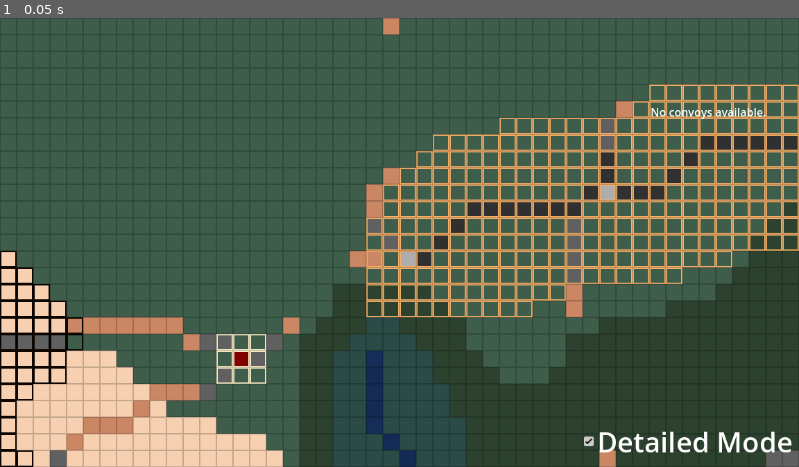
Above: before the commit, frame 1.
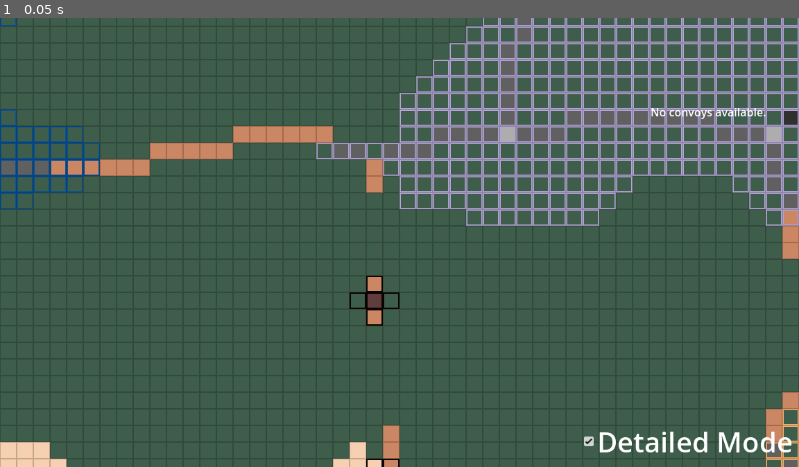
Above: after the commit, the same moment.

Repository: OoriData/DF_Godot
Game: Godot game, scene res://game_root.tscn
The game is run twice, just before and just after one commit, with the same random seed, the same clock (stepped at 60 frames per second) and the same inputs.
Inputs:
- Up to frame 1 (0.05 s): no input

The runs differ from the first frame. In frame 1, 43% of the frame differs, in the area x 0-100%, y 0-100%.

Commit message:
Semi limit on panning off the map

Diff:
--- a/MapInteractionManager.gd
+++ b/MapInteractionManager.gd
@@ -123,24 +123,63 @@
 	if not is_instance_valid(camera): printerr("MapInteractionManager: camera is invalid after init!")
 	if not is_instance_valid(map_container_for_bounds): printerr("MapInteractionManager: map_container_for_bounds is invalid after init!")
 
-	if is_instance_valid(camera):
-		if _initial_map_display_size.x > 0 and _initial_map_display_size.y > 0:
-			camera.limit_left = 0
-			camera.limit_top = 0
-			camera.limit_right = int(round(_initial_map_display_size.x))
-			camera.limit_bottom = int(round(_initial_map_display_size.y))
-			camera.drag_horizontal_enabled = true # Enable built-in limit enforcement
-			camera.drag_vertical_enabled = true   # Enable built-in limit enforcement
-			# Set drag margins to 0 as we are directly manipulating offset or relying on limits.
-			camera.drag_left_margin = 0.0; camera.drag_right_margin = 0.0
-			camera.drag_top_margin = 0.0;  camera.drag_bottom_margin = 0.0
-			# To enable smoothing in Godot 4, set the process_callback.
-			camera.process_callback = Camera2D.CAMERA2D_PROCESS_PHYSICS
-			camera.set("smoothing_enabled", true) # Use generic set()
-			camera.set("smoothing_speed", 5.0)    # Use generic set()
-			print("MapInteractionManager: Camera limits and smoothing initialized.") # DEBUG
-		else:
-			printerr("MapInteractionManager: _initial_map_display_size is zero in initialize. Camera limits not set.")
+	if is_instance_valid(camera): # Basic camera setup
+		camera.drag_horizontal_enabled = true
+		camera.drag_vertical_enabled = true
+		camera.drag_left_margin = 0.0; camera.drag_right_margin = 0.0
+		camera.drag_top_margin = 0.0;  camera.drag_bottom_margin = 0.0
+		camera.process_callback = Camera2D.CAMERA2D_PROCESS_PHYSICS
+		camera.set("smoothing_enabled", true)
+		camera.set("smoothing_speed", 5.0)
+		_update_dynamic_camera_limits() # Set initial dynamic limits
+		print("MapInteractionManager: Camera smoothing and initial dynamic limits initialized.")
+	else:
+		printerr("MapInteractionManager: Camera node is invalid in initialize.")
+
+
+func _update_dynamic_camera_limits():
+	if not (is_instance_valid(camera) and is_instance_valid(map_container_for_bounds) and _initial_map_display_size.x > 0 and _initial_map_display_size.y > 0):
+		# printerr("MIM: Cannot update dynamic camera limits - invalid nodes or map size.")
+		return
+
+	var viewport_size_pixels: Vector2 = get_viewport().get_visible_rect().size
+	if viewport_size_pixels.x <= 0 or viewport_size_pixels.y <= 0:
+		# printerr("MIM: Cannot update dynamic camera limits - invalid viewport size.")
+		return
+
+	var current_zoom: Vector2 = camera.zoom
+	# map_container_for_bounds.position is the map's origin in the camera's parent coordinate system (MapView)
+	var map_origin_in_cam_parent_space: Vector2 = map_container_for_bounds.position
+	var map_size_in_cam_parent_space: Vector2 = _initial_map_display_size
+
+	# Half of the viewport's size in the camera's parent coordinate system (world units)
+	var half_view_world_width: float = (viewport_size_pixels.x * current_zoom.x) / 2.0
+	var half_view_world_height: float = (viewport_size_pixels.y * current_zoom.y) / 2.0
+
+	var new_limit_left = map_origin_in_cam_parent_space.x + half_view_world_width
+	var new_limit_top = map_origin_in_cam_parent_space.y + half_view_world_height
+	var new_limit_right = map_origin_in_cam_parent_space.x + map_size_in_cam_parent_space.x - half_view_world_width
+	var new_limit_bottom = map_origin_in_cam_parent_space.y + map_size_in_cam_parent_space.y - half_view_world_height
+
+	# If the map view is narrower than the viewport (e.g., after max zoom-in on a small map),
+	# the calculated limits might cross. In this case, center the camera.
+	if new_limit_right < new_limit_left:
+		var map_center_x = map_origin_in_cam_parent_space.x + map_size_in_cam_parent_space.x / 2.0
+		new_limit_left = map_center_x
+		new_limit_right = map_center_x
+
+	if new_limit_bottom < new_limit_top:
+		var map_center_y = map_origin_in_cam_parent_space.y + map_size_in_cam_parent_space.y / 2.0
+		new_limit_top = map_center_y
+		new_limit_bottom = map_center_y
+
+	camera.limit_left = floori(new_limit_left)
+	camera.limit_top = floori(new_limit_top)
+	camera.limit_right = ceili(new_limit_right)
+	camera.limit_bottom = ceili(new_limit_bottom)
+
+	# print("MIM: Dynamic limits updated: L:%s, T:%s, R:%s, B:%s (Zoom: %s, Viewport: %s)" % [camera.limit_left, camera.limit_top, camera.limit_right, camera.limit_bottom, current_zoom, viewport_size_pixels]) # DEBUG
+
 
 func update_data_references(p_all_convoy_data: Array, p_all_settlement_data: Array, p_map_tiles: Array):
 	"""Called by main.gd when core data (convoys, settlements, map_tiles) is updated."""
@@ -196,7 +235,8 @@
 
 	if event is InputEventPanGesture:
 		if is_instance_valid(camera) and camera.zoom.x != 0.0:
-			camera.offset += event.delta * camera_pan_sensitivity / camera.zoom.x
+			# Camera "flies" with the pan delta
+			camera.position += event.delta * camera_pan_sensitivity / camera.zoom.x # Use position
 			get_viewport().set_input_as_handled()
 		return # PanGesture processed, then done.
 
@@ -285,8 +325,8 @@
 		# print("  mouse_delta_screen (relative): %s" % event.relative) # DEBUG
 		# --- END DEBUG --- #
 		var mouse_delta_screen: Vector2 = event.relative # Use event.relative for direct screen delta
-		if is_instance_valid(camera) and camera.zoom.x != 0.0: # Ensure camera and zoom are valid
-			camera.offset += mouse_delta_screen * camera_pan_sensitivity / camera.zoom.x # Apply pan with sensitivity (inverted direction)
+		if is_instance_valid(camera) and camera.zoom.x != 0.0:
+			camera.position += mouse_delta_screen * camera_pan_sensitivity / camera.zoom.x # Use position, camera "flies" with mouse
 		_last_camera_pan_mouse_screen_position = event.position # Update for next frame if using event.position for delta
 		get_viewport().set_input_as_handled() # Consume the event
 		return # Consumed
@@ -579,32 +619,53 @@
 	if not is_instance_valid(camera):
 		return
 
-	var new_zoom_x = clamp(camera.zoom.x * zoom_adjust_factor, min_camera_zoom_level, max_camera_zoom_level)
-	var new_zoom_y = clamp(camera.zoom.y * zoom_adjust_factor, min_camera_zoom_level, max_camera_zoom_level)
+	# var mouse_screen_pos = get_viewport().get_mouse_position() # Use passed screen_zoom_center
+	var effective_max_zoom = _get_effective_max_zoom_out_level()
+	var new_zoom_x = clamp(camera.zoom.x * zoom_adjust_factor, min_camera_zoom_level, effective_max_zoom)
+	var new_zoom_y = clamp(camera.zoom.y * zoom_adjust_factor, min_camera_zoom_level, effective_max_zoom)
 	var new_zoom_vector = Vector2(new_zoom_x, new_zoom_y)
 
 	if camera.zoom.is_equal_approx(new_zoom_vector):
-		return # No significant change in zoom
-
-	# var mouse_screen_pos = get_viewport().get_mouse_position() # Use passed screen_zoom_center
+		# This can happen if already at min/max zoom limit and trying to go further
+		return # No significant change in zoom after clamping
 
 	# Get the inverse transform before zoom changes
 	var inv_transform_before_zoom: Transform2D = camera.get_canvas_transform().affine_inverse()
 	var world_pos_before_zoom: Vector2 = inv_transform_before_zoom * screen_zoom_center
 
+	var old_zoom_for_signal = camera.zoom.x # Store before changing for the signal
 	camera.zoom = new_zoom_vector
 
 	# Get the inverse transform after zoom has changed
 	var inv_transform_after_zoom: Transform2D = camera.get_canvas_transform().affine_inverse()
 	var world_pos_after_zoom: Vector2 = inv_transform_after_zoom * screen_zoom_center
 
-	camera.offset += world_pos_before_zoom - world_pos_after_zoom
-	# Camera's built-in limits will apply. No explicit _constrain_camera_offset call needed.
-	emit_signal("camera_zoom_changed", camera.zoom.x)
-
-
-
-func _constrain_camera_offset():
+	camera.position += world_pos_before_zoom - world_pos_after_zoom # Use position
+	# Camera's built-in limits will apply.
+	if not is_equal_approx(old_zoom_for_signal, camera.zoom.x): # Check if zoom actually changed
+		emit_signal("camera_zoom_changed", camera.zoom.x)
+	_update_dynamic_camera_limits()
+
+
+func _get_effective_max_zoom_out_level() -> float:
+	"""Calculates the maximum camera.zoom value (most zoomed-out) that ensures the map covers the viewport."""
+	var effective_max_zoom = max_camera_zoom_level # Start with user-defined absolute max zoom-out
+
+	if is_instance_valid(map_display) and _initial_map_display_size.x > 0 and _initial_map_display_size.y > 0:
+		var viewport_size_pixels = get_viewport().get_visible_rect().size
+		if viewport_size_pixels.x > 0 and viewport_size_pixels.y > 0:
+			var max_zoom_val_for_width_cover = _initial_map_display_size.x / viewport_size_pixels.x
+			var max_zoom_val_for_height_cover = _initial_map_display_size.y / viewport_size_pixels.y
+
+			var dynamically_calculated_max_zoom_val = max(max_zoom_val_for_width_cover, max_zoom_val_for_height_cover)
+
+			effective_max_zoom = min(max_camera_zoom_level, dynamically_calculated_max_zoom_val)
+			# Ensure this effective max zoom is not less than the min_camera_zoom_level (most zoomed-in)
+			effective_max_zoom = max(effective_max_zoom, min_camera_zoom_level)
+
+	return effective_max_zoom
+
+func _handle_viewport_resize_constraints(): # Was _constrain_camera_offset
 	if not is_instance_valid(camera) or not is_instance_valid(map_container_for_bounds) or not is_instance_valid(map_display):
 		return
 
@@ -617,20 +678,31 @@
 		else:
 			# printerr("MIM: _constrain_camera_offset - _initial_map_display_size is zero.")
 			return
-	# This function is now largely handled by the camera's built-in limits
-	# which are set during initialize().
-	# If the map is smaller than the viewport at current zoom, we might want to center it.
-	var viewport_size_world = get_viewport().get_visible_rect().size / camera.zoom.x # Assuming uniform zoom
-
-	if _initial_map_display_size.x < viewport_size_world.x:
-		# Center horizontally if map is narrower than viewport
-		camera.offset.x = _initial_map_display_size.x / 2.0
-	# else: Camera limits will handle horizontal clamping
-
-	if _initial_map_display_size.y < viewport_size_world.y:
-		# Center vertically if map is shorter than viewport
-		camera.offset.y = _initial_map_display_size.y / 2.0
-	# else: Camera limits will handle vertical clamping
+
+	# On viewport resize, re-calculate and apply the zoom constraint.
+	var effective_max_zoom = _get_effective_max_zoom_out_level()
+	var zoom_changed_by_resize = false
+	var old_zoom_for_signal = camera.zoom.x
+
+	# If current camera zoom exceeds this new max due to resize, clamp it
+	if camera.zoom.x > effective_max_zoom or camera.zoom.y > effective_max_zoom:
+		# Preserve the screen center point during this forced zoom adjustment
+		var screen_center = get_viewport().get_visible_rect().size / 2.0
+		var inv_transform_before_zoom: Transform2D = camera.get_canvas_transform().affine_inverse()
+		var world_pos_before_zoom: Vector2 = inv_transform_before_zoom * screen_center
+
+		camera.zoom = Vector2(effective_max_zoom, effective_max_zoom)
+		zoom_changed_by_resize = true
+
+		var inv_transform_after_zoom: Transform2D = camera.get_canvas_transform().affine_inverse()
+		var world_pos_after_zoom: Vector2 = inv_transform_after_zoom * screen_center
+		camera.position += world_pos_before_zoom - world_pos_after_zoom
+
+	if zoom_changed_by_resize and not is_equal_approx(old_zoom_for_signal, camera.zoom.x):
+		emit_signal("camera_zoom_changed", camera.zoom.x)
+
+	_update_dynamic_camera_limits() # Update limits after potential zoom/position change
+	# The Camera2D's built-in limit enforcement (drag_enabled) will handle clamping.
 
 func _get_convoy_data_at_world_pos(world_pos: Vector2): # Removed -> Dictionary | null
 	"""Helper to find a convoy's data Dictionary at a given world position."""
--- a/main.gd
+++ b/main.gd
@@ -433,8 +433,11 @@
 
 	# Initialize Camera
 	map_camera.make_current()
-	map_camera.position = Vector2.ZERO # Camera is a child of MapRender, views MapContainer
-	map_camera.offset = map_display.custom_minimum_size / 2.0 # Center camera on the map initially
+	# Set camera's position (center) to the center of the map_display content,
+	# considering map_container's position within MapRender.
+	if is_instance_valid(map_container) and is_instance_valid(map_display):
+		map_camera.position = map_container.position + map_display.custom_minimum_size / 2.0
+	map_camera.offset = Vector2.ZERO # Screen-space offset, keep at zero for primary positioning.
 	map_camera.zoom = Vector2(1.0, 1.0) # Initial zoom
 	# Camera limits will be handled by MapInteractionManager's _constrain_camera_offset
 
@@ -444,8 +447,8 @@
 func _on_viewport_size_changed():
 	# print('Main: _on_viewport_size_changed triggered.') # DEBUG
 	# map_display.size is fixed. map_container.position might need adjustment.
-	if is_instance_valid(map_interaction_manager) and map_interaction_manager.has_method("_constrain_camera_offset"):
-		map_interaction_manager._constrain_camera_offset() # Tell MIM to re-apply camera constraints
+	if is_instance_valid(map_interaction_manager) and map_interaction_manager.has_method("_handle_viewport_resize_constraints"):
+		map_interaction_manager._handle_viewport_resize_constraints() # Tell MIM to re-apply camera and zoom constraints
 
 	# Update positions of UI elements that depend on viewport/map_display size
 	if not Engine.is_editor_hint() and is_instance_valid(_refresh_notification_label): # Only update in game
